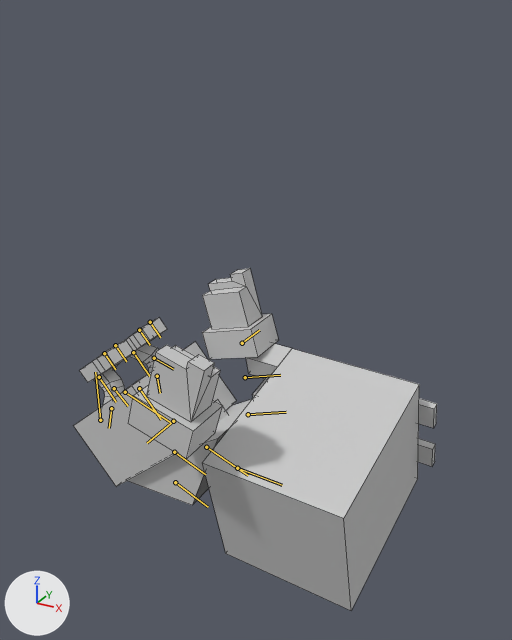
Renders of the FBX model game/Assets/Models/Characters/Animations.fbx from each side of a commit.
One viewpoint serves both versions: a 50 mm lens placed at (0.623, -0.666, 0.545), pointed at (0.244, 0.022, 0.201). The lights are fixed; the arrows at lower left show +X, +Y and +Z. Both versions are drawn at frame 93 of the action 'Take 001'; the numbers are the values there. The bones that bend it are drawn over the model as lines. Mesh edges are drawn as thin lines.

In view in the first picture: 'Character_3_4'.
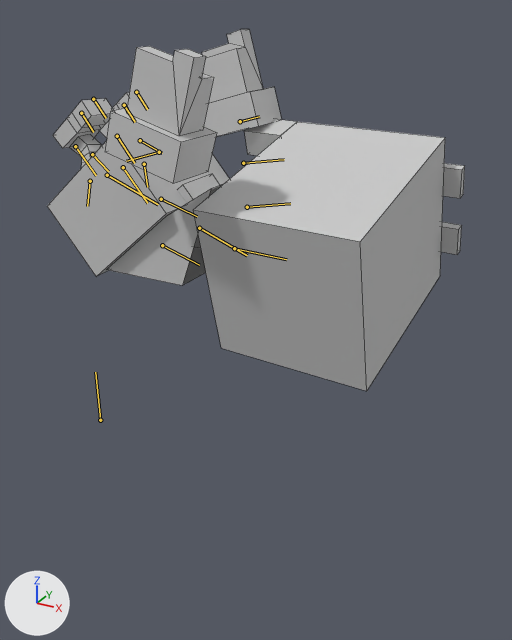
What differs and where, as boxes (x1, y1, x2, y2) in the pictures (512 x 640 px):
'Character_3_4', posed (15% wider)
    before: (74, 268, 437, 611)
    after: (47, 29, 465, 391)
bone 'Hips', root to tip
    before: (125, 392) to (170, 422)
    after: (107, 175) to (158, 204)
bone 'R_foot', root to tip
    before: (133, 352) to (149, 376)
    after: (117, 136) to (134, 163)

The change, as a diff of the scene's bpy script:
```diff
--- a/game/Assets/Models/Characters/Animations.fbx.py
+++ b/game/Assets/Models/Characters/Animations.fbx.py
@@ bone_hips @@
 bone_hips = bpy.data.objects['Armature'].pose.bones['Hips']  # child of 'Root'
-bone_hips.location = (5.0, 0.0, 5.0)
+bone_hips.location = (5.0, 30.0, 5.0)
@@ bone_r_foot @@
 bone_r_foot = bpy.data.objects['Armature'].pose.bones['R_foot']  # child of 'R_leg'
-bone_r_foot.rotation_quaternion = (0.973, -0.203, 0.005, -0.11)  # degrees (-23, -2, -13)
+bone_r_foot.rotation_quaternion = (0.971, -0.204, -0.008, -0.121)  # degrees (-23, -4, -13)
```
